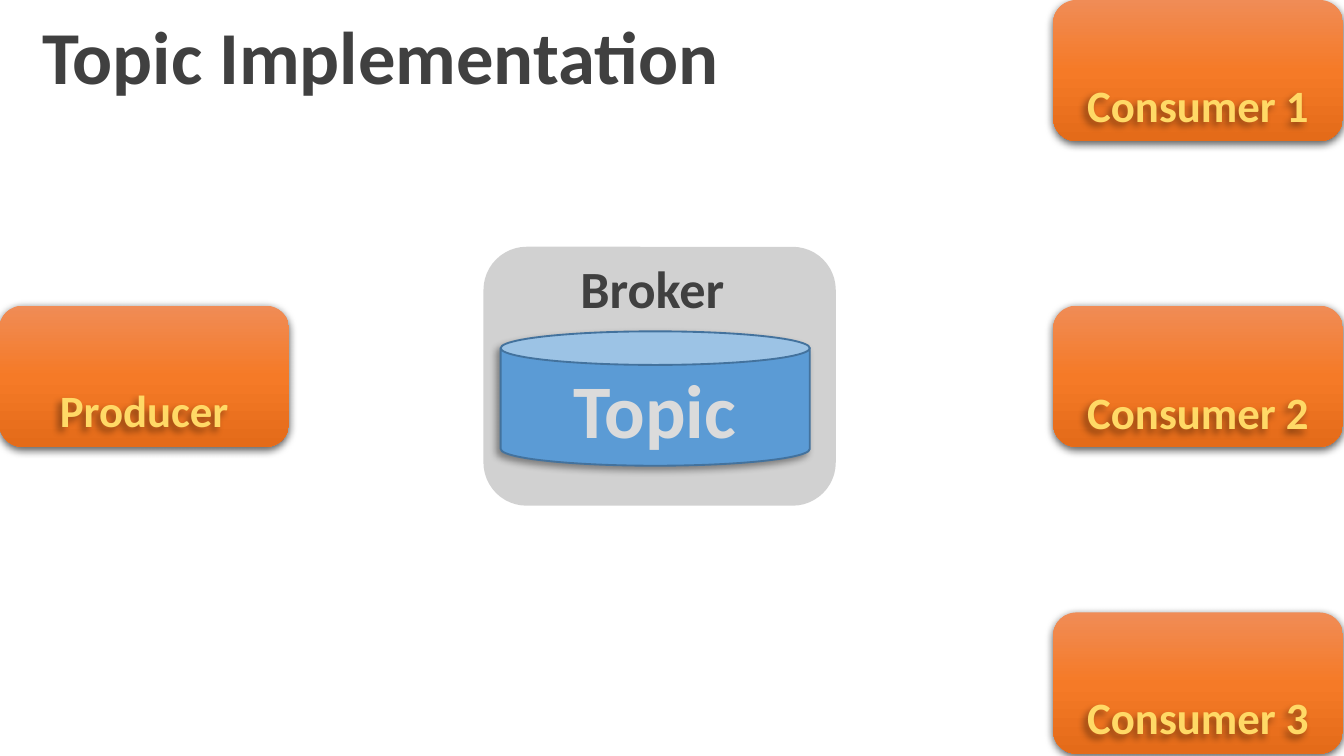
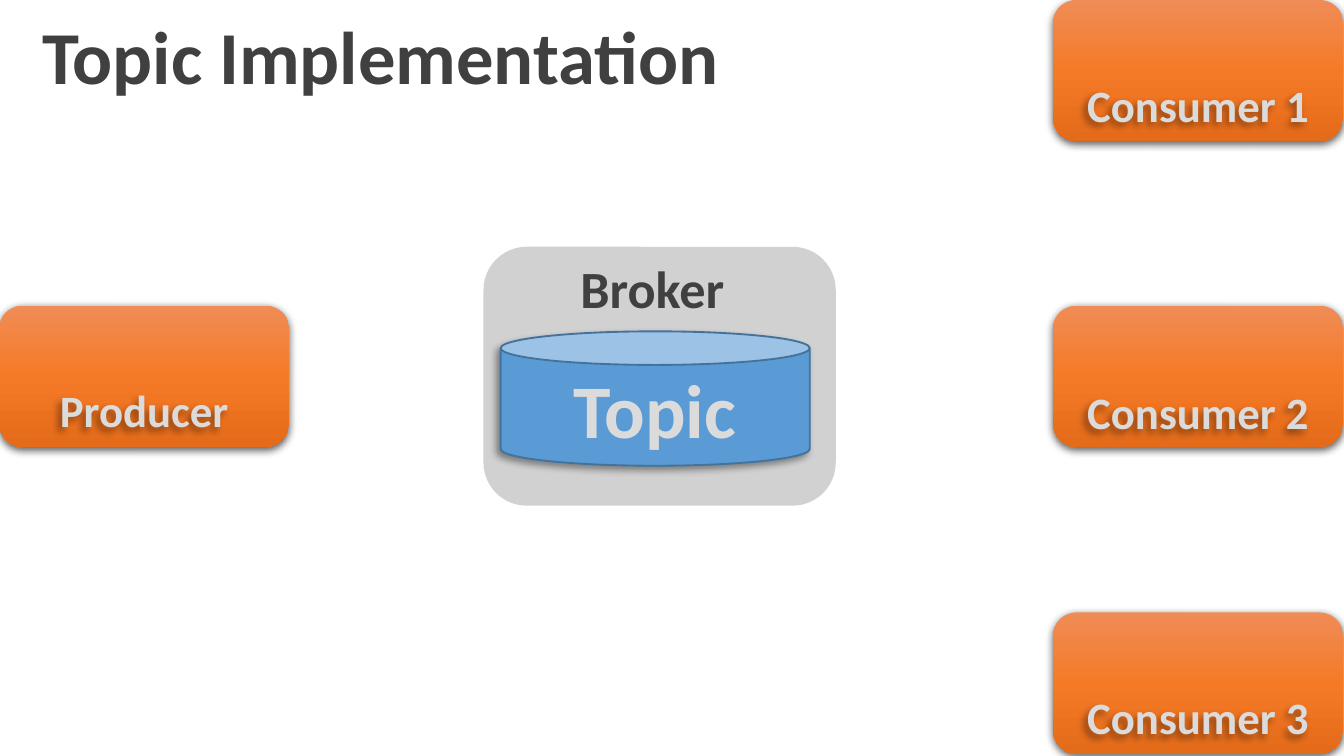
Before and after one commit to dreamuth/Jms101, a slide deck: slide 4 of ppt/jms slides.pptx (slide 2 before the commit). Drawn at 1344x756 pixels with LibreOffice and Linux fonts; fonts in the diff are those of the drawing. Boxes give left, top, right and bottom in pixels: in the first picture for what was removed or moved away, otherwise in the second. Text is boxed around its words. In the diff, an @@ line names an element or a change of style, - is before the commit and + after.

```diff
--- a/ppt/jms slides.pptx
+++ b/ppt/jms slides.pptx
@@ text colour gradient #FFC000 to #FFD966 to #FFF2CC to pattern #A5A5A5 on #DBDBDB, letter outline #FFC000 1 pt to #525252 1 pt in 4 elements at <box>60,395,229,430</box>, <box>1087,399,1309,433</box>, <box>1087,704,1309,737</box>, <box>1087,92,1309,125</box> @@
```
Also in this commit, not shown: 6 other slides changed, 1 slide removed, 15 other files.
